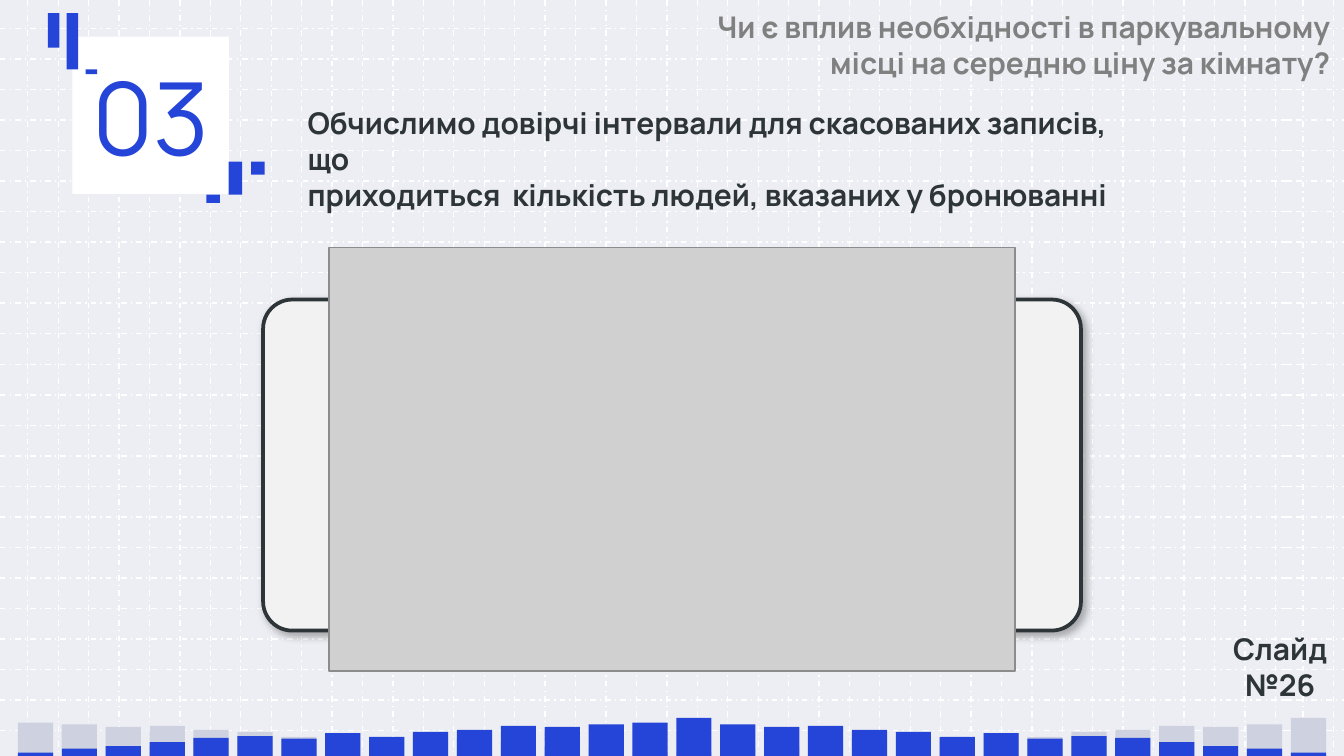
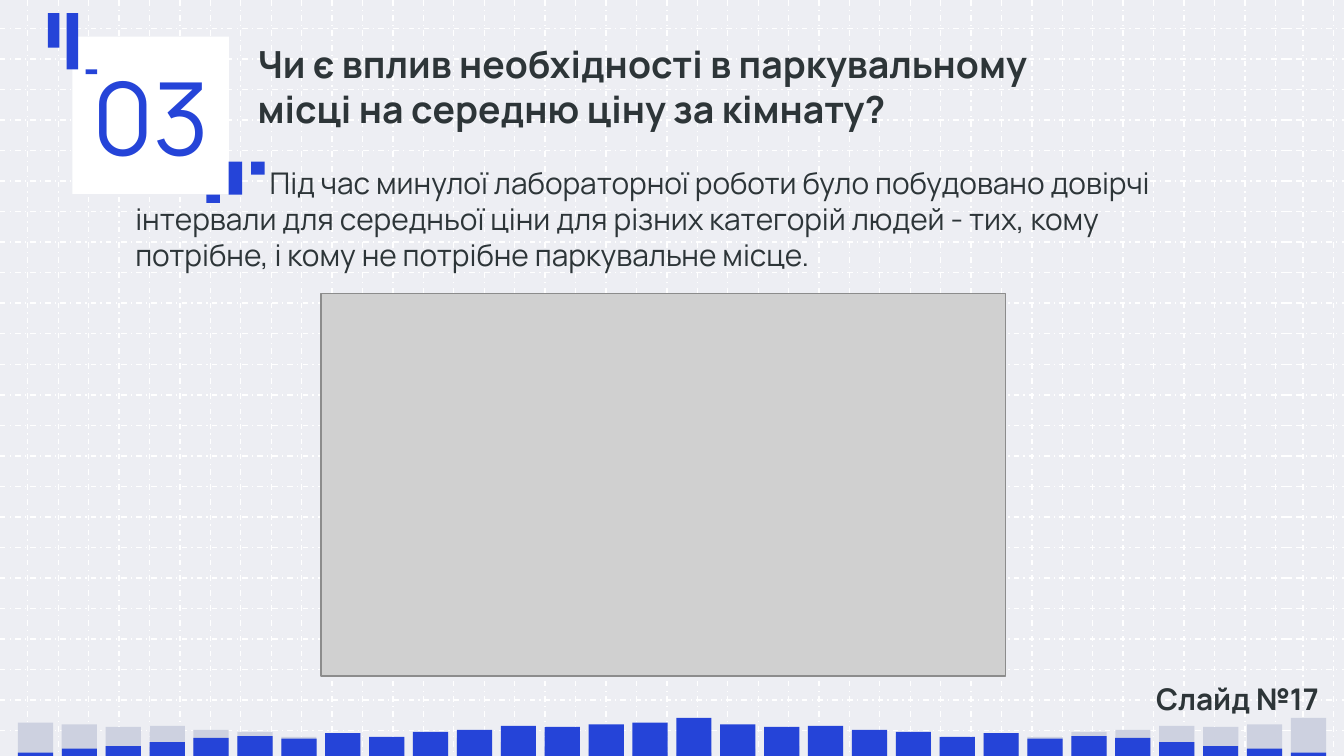
Before and after one commit to damyr-zaichenko/data_analysis_labs, a slide deck: slide 17 of lab3/Лабораторна 3.pptx (slide 18 before the commit). Drawn at 1344x756 pixels with LibreOffice and Linux fonts; fonts in the diff are those of the drawing; grey boxes stand for pictures. Boxes give left, top, right and bottom in pixels: in the first picture for what was removed or moved away, otherwise in the second. Text is boxed around its words. In the diff, an @@ line names an element or a change of style, - is before the commit and + after.

Commit message:
upd2

```diff
--- a/lab3/Лабораторна 3.pptx
+++ b/lab3/Лабораторна 3.pptx
@@ text "Чи є вплив необхідності в ...": place and size @@
-text "Чи є вплив необхідності в ..." at bbox=[717, 16, 1330, 81]
+text "Чи є вплив необхідності в ..." at bbox=[258, 50, 1027, 132]
@@ text "Чи є вплив необхідності в ..." at bbox=[258, 50, 1027, 132]: size 16 to 20 pt, text colour #808080 to #2D3538; alignment right to left @@
@@ text removed at bbox=[308, 112, 1107, 213] @@
-Обчислимо довірчі інтервали для скасованих записів, що
-приходиться кількість людей, вказаних у бронюванні
@@ text added at bbox=[135, 172, 1150, 273], 16 pt, text #2D3538 @@
+Під час минулої лабораторної роботи було побудовано довірчі інтервали для середньої ціни для різних категорій людей - тих, кому потрібне, і кому не потрібне паркувальне місце.
@@ picture: place and size @@
-picture at bbox=[329, 247, 1016, 671]
+picture at bbox=[321, 294, 1005, 677]
@@ rounded rectangle removed at bbox=[263, 300, 516, 630] @@
@@ rounded rectangle removed at bbox=[829, 300, 1082, 630] @@
@@ text at bbox=[1156, 687, 1319, 714]: text changed @@
-Слайд №26
+Слайд №17
```
Also in this commit, not shown: 11 other slides changed, 7 slides added, 8 slides removed.
